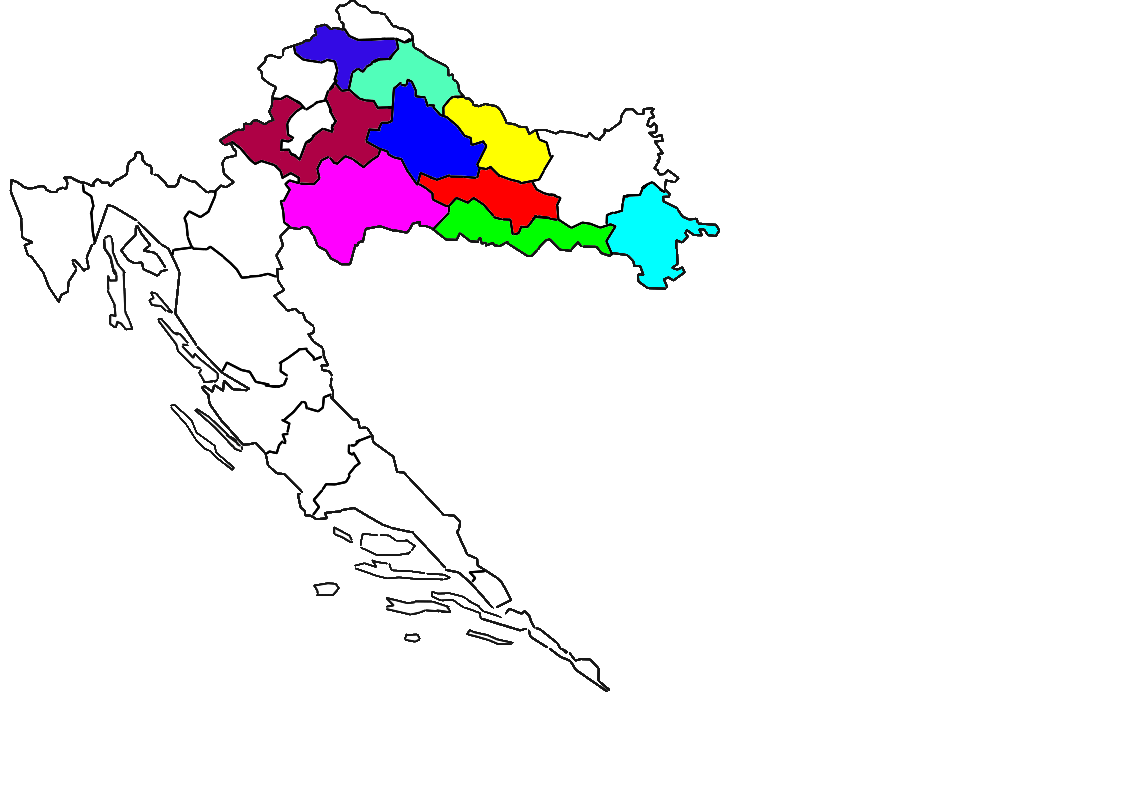
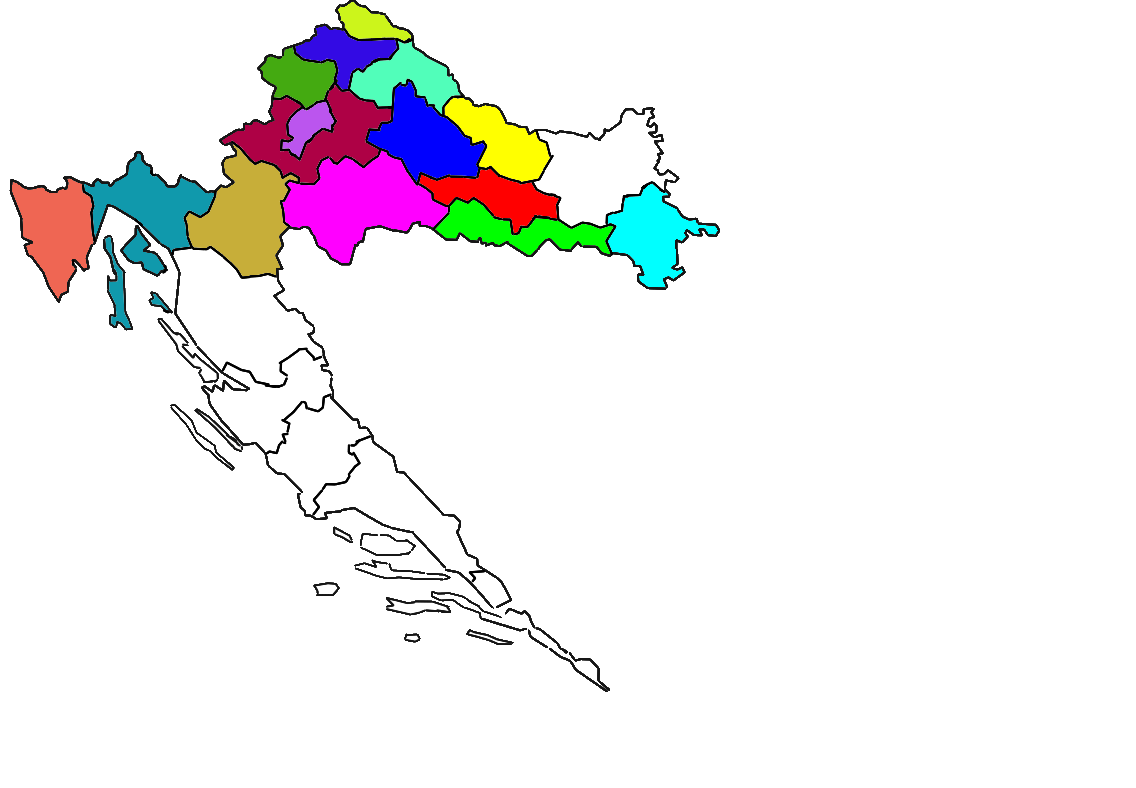
The second 1136px x 788px image is a revision of the first. Changes to its layers:
painted on "županije" over [12, 2, 411, 328]
